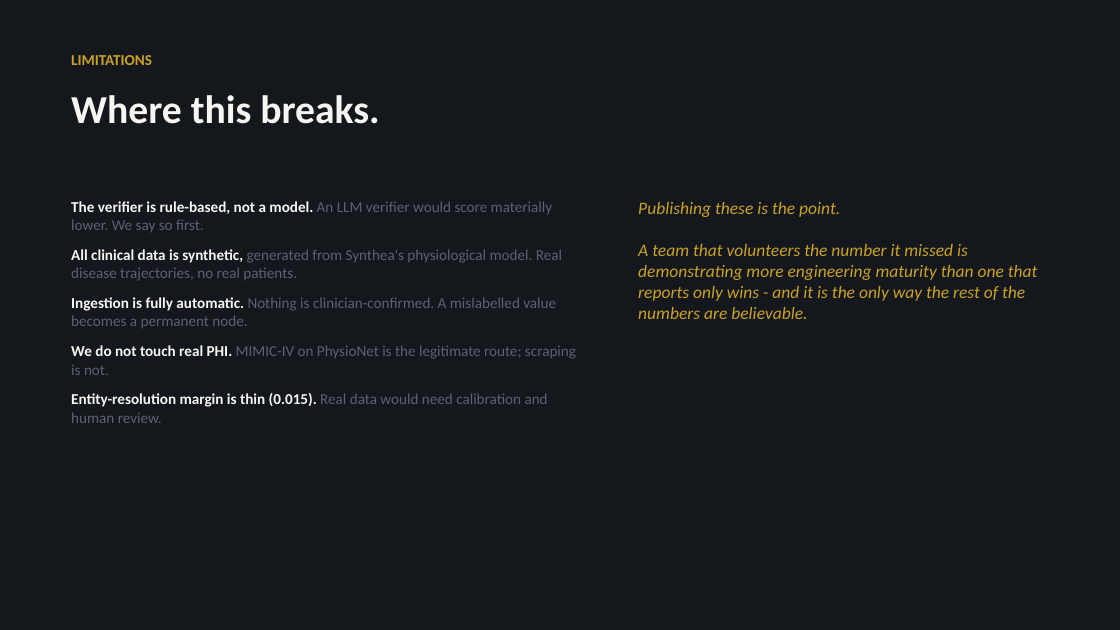
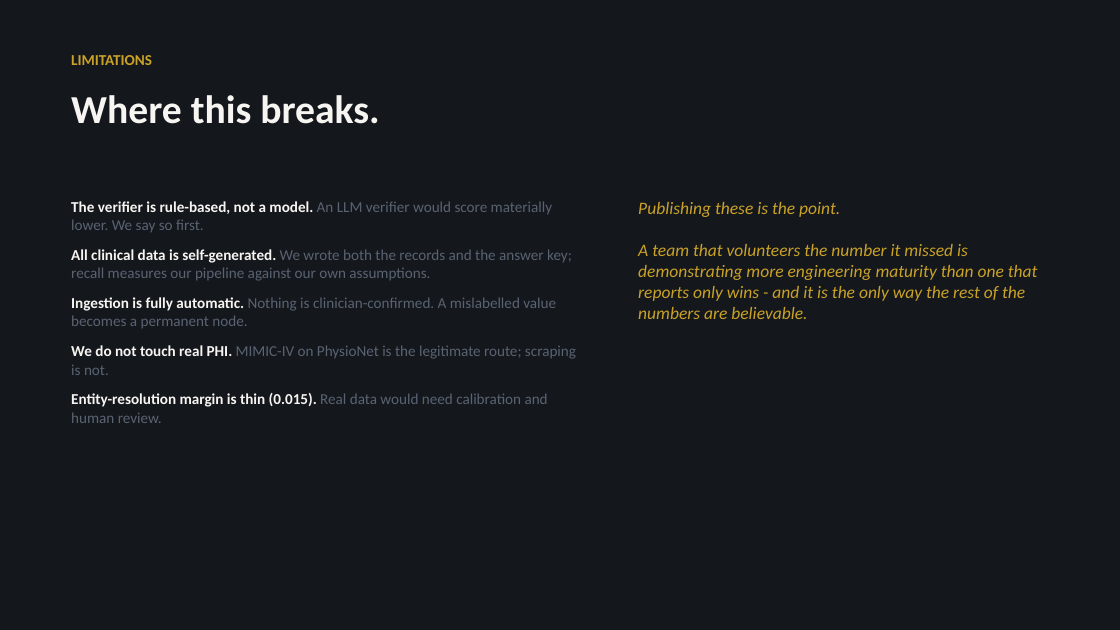
Before and after one commit to aswathas/axiom, a slide deck: slide 10 of docs/AXIOM_D04_Deck.pptx. Drawn at 1120x630 pixels with LibreOffice and Linux fonts; fonts in the diff are those of the drawing. Boxes give left, top, right and bottom in pixels: in the first picture for what was removed or moved away, otherwise in the second. Text is boxed around its words. In the diff, an @@ line names an element or a change of style, - is before the commit and + after.

Commit message:
docs: correct data provenance to reflect self-generated synthetic clinical records

```diff
--- a/docs/AXIOM_D04_Deck.pptx
+++ b/docs/AXIOM_D04_Deck.pptx
@@ text at <box>71,249,572,281</box>: text changed @@
-All clinical data is synthetic, generated from Synthea's physiological model. Real disease trajectories, no real patients.
+All clinical data is self-generated. We wrote both the records and the answer key; recall measures our pipeline against our own assumptions.
```
Also in this commit, not shown: 3 other files.
